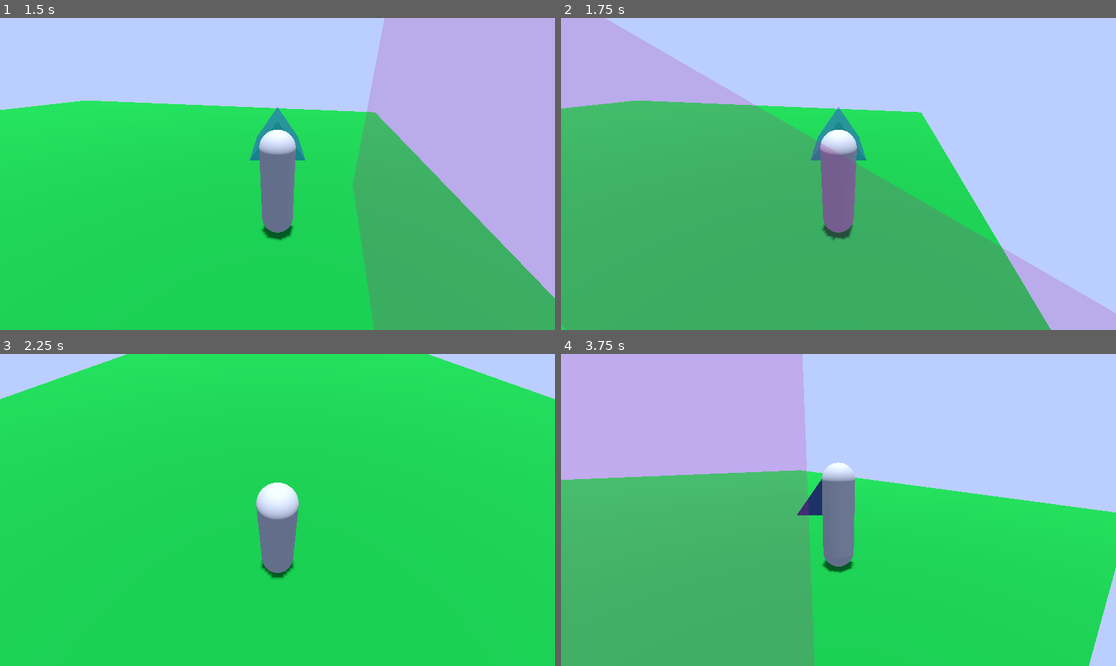
Above: before the commit, frames 1-4 (two rows, left to right).
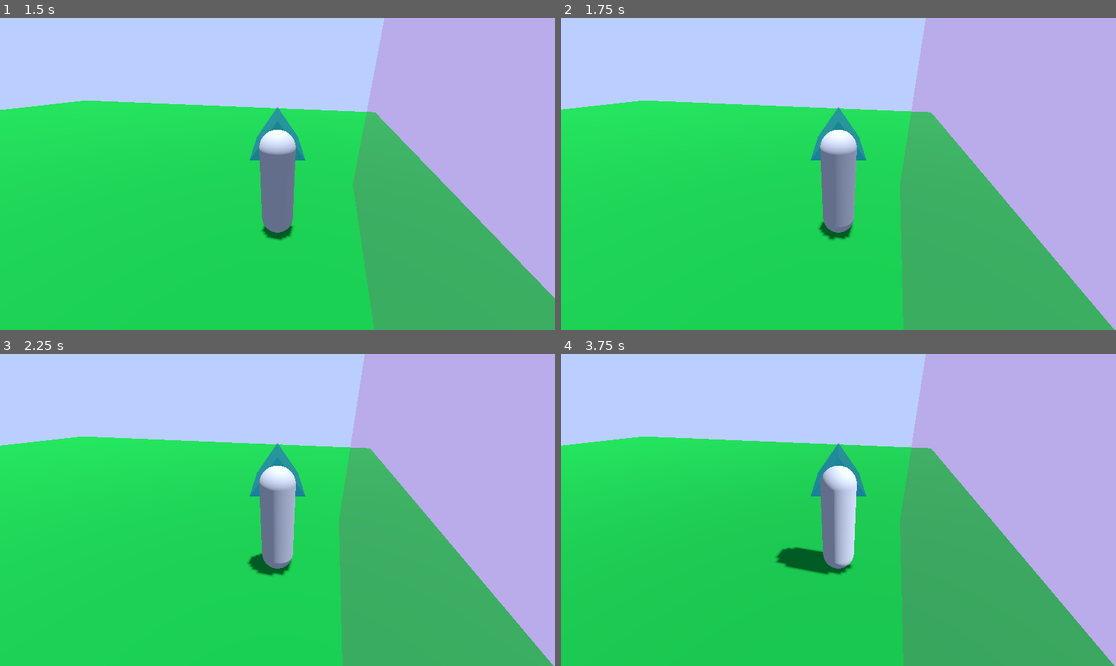
Above: after the commit, the same moments.

Repository: Wake1st/CritterCamper
Game: Godot game, scene res://game_manager.tscn
Two runs of this game, one before a commit and one after it. Both use one fixed random seed, a clock stepped at 60 frames per second and the inputs below.
Inputs (mouse positions are in pixels of both pictures, inside the frame that each line leads up to):
- Up to frame 1 (1.5 s): click "Start" at 0.5 s; tap Enter at 1.25 s; move the mouse to (399, 158) at 1.27 s; hold D (right) from 1.28 s (still down); tap E (action) at 1.35 s
- Up to frame 2 (1.75 s): keep holding D (right); tap Z (sleep, bound only after the commit) at 1.55 s
- Up to frame 3 (2.25 s): release D (right) at 2 s; click (277, 581) at 2 s, where only the run before the commit has a clickable "Start"
- Up to frame 4 (3.75 s): tap Space at 2.75 s; move the mouse to (727, 525) at 2.77 s; hold S (backward) 2.78-3.53 s; tap Z (sleep, bound only after the commit) at 2.85 s; tap E (action) at 3.05, 3.6 s; move the mouse to (894, 441) at 3.52 s; hold D (right) from 3.53 s (still down)

Frame 1 is identical in both runs. In frame 2, 76% of the frame differs, in the area x 0-100%, y 0-100%; in frame 3, 56%; in frame 4, 86%.

Commit message:
init - sleep

Diff:
--- a/levels/01_verdant_slopes.tscn
+++ b/levels/01_verdant_slopes.tscn
@@ -6,6 +6,7 @@
 [ext_resource type="PackedScene" uid="uid://dgba7pf3blkj" path="res://entry.tscn" id="5_76kv4"]
 [ext_resource type="Script" path="res://levels/BuildManager.gd" id="6_j4p5o"]
 [ext_resource type="PackedScene" uid="uid://bsigtaboy2luy" path="res://sky.tscn" id="6_tueyb"]
+[ext_resource type="Script" path="res://levels/Clock.gd" id="7_8kxa7"]
 
 [node name="01_VerdantSlopes" type="Node3D"]
 process_mode = 1
@@ -26,7 +27,13 @@
 
 [node name="Sky" parent="." instance=ExtResource("6_tueyb")]
 
+[node name="Alarm" type="Timer" parent="."]
+wait_time = 1080.0
+autostart = true
+script = ExtResource("7_8kxa7")
+
 [connection signal="placed_item" from="Player/BuildPoint" to="BuildManager" method="_on_build_point_placed_item"]
 [connection signal="removed_item" from="Player/BuildPoint" to="BuildManager" method="_on_build_point_removed_item"]
+[connection signal="timeout" from="Alarm" to="Player" method="_on_alarm_timeout"]
 
 [editable path="Player"]
--- /dev/null
+++ b/levels/Clock.gd
@@ -0,0 +1 @@
+extends Timer
--- a/player/Controls.gd
+++ b/player/Controls.gd
@@ -6,6 +6,7 @@
 
 var action:bool = false
 var undo:bool = false
+var sleep:bool = false
 
 
 func _capture()->Controls:
@@ -23,5 +24,6 @@
 
 	action = Input.is_action_just_pressed("action")
 	undo = Input.is_action_just_pressed("undo_action")
+	sleep = Input.is_action_just_pressed("sleep")
 
 	return self
--- a/player/player.gd
+++ b/player/player.gd
@@ -9,9 +9,24 @@
 
 @export var controlCapture:Controls
 
+var sleeping:= false:
+	get:
+		return sleeping
+	set(value):
+		sleeping = value
+		if sleeping:
+			Engine.time_scale = 60
+		else:
+			Engine.time_scale = 1
+
 
 func _physics_process(delta):
 	var controls = controlCapture._capture()
+	if sleeping:
+		return
+
+	if controls.sleep:
+		sleeping = true
 
 	rotation.y = controls.rotation.x * rotMag.y
 	$CameraPivot.rotation.x = controls.rotation.y * rotMag.x
@@ -35,3 +50,7 @@
 	if controls.undo:
 		if %BuildPoint.placing:
 			%BuildPoint.placing = false
+
+
+func _on_alarm_timeout():
+	sleeping = false
--- a/project.godot
+++ b/project.godot
@@ -47,6 +47,11 @@
 "events": [Object(InputEventKey,"resource_local_to_scene":false,"resource_name":"","device":-1,"window_id":0,"alt_pressed":false,"shift_pressed":false,"ctrl_pressed":false,"meta_pressed":false,"pressed":false,"keycode":0,"physical_keycode":81,"key_label":0,"unicode":113,"echo":false,"script":null)
 ]
 }
+sleep={
+"deadzone": 0.5,
+"events": [Object(InputEventKey,"resource_local_to_scene":false,"resource_name":"","device":-1,"window_id":0,"alt_pressed":false,"shift_pressed":false,"ctrl_pressed":false,"meta_pressed":false,"pressed":false,"keycode":0,"physical_keycode":90,"key_label":0,"unicode":122,"echo":false,"script":null)
+]
+}
 
 [layer_names]
 
Not shown: 1 places in levels/01_verdant_slopes.tscn that only renumber resources
